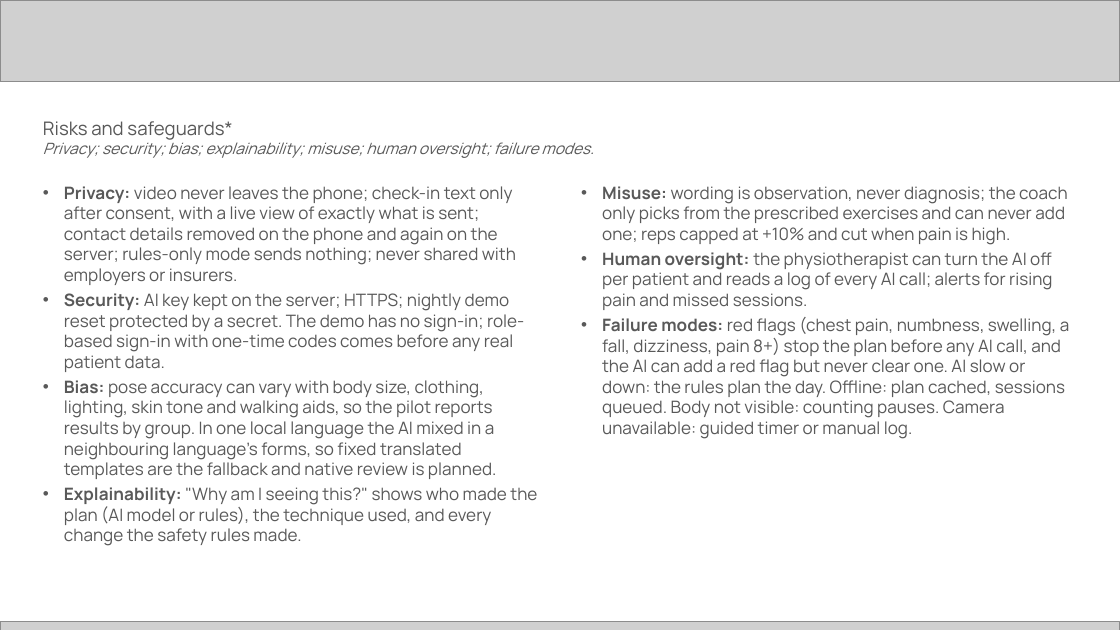
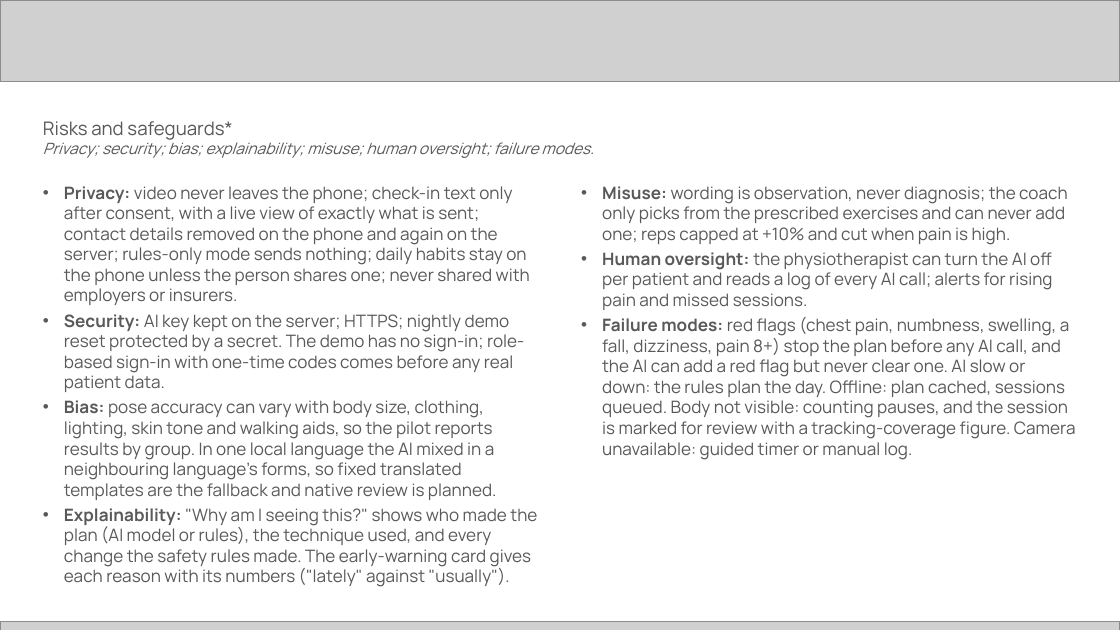
Before and after one commit to harrymakoni-netizen/Recover-Lens-, a slide deck: slide 9 of docs/hack2skill/RecoverLens-Future-Health-submission.pptx. Drawn at 1120x630 pixels with LibreOffice and Linux fonts; fonts in the diff are those of the drawing; grey boxes stand for pictures. Boxes give left, top, right and bottom in pixels: in the first picture for what was removed or moved away, otherwise in the second. Text is boxed around its words. In the diff, an @@ line names an element or a change of style, - is before the commit and + after.

```diff
--- a/docs/hack2skill/RecoverLens-Future-Health-submission.pptx
+++ b/docs/hack2skill/RecoverLens-Future-Health-submission.pptx
@@ text at (x1=64, y1=186, x2=530, y2=305): text changed @@
-• Privacy: video never leaves the phone; check-in text only after consent, with a live view of exactly what is sent; contact details removed on the phone and again on the server; rules-only mode sends nothing; never shared with employers or insurers.
+• Privacy: video never leaves the phone; check-in text only after consent, with a live view of exactly what is sent; contact details removed on the phone and again on the server; rules-only mode sends nothing; daily habits stay on the phone unless the person shares one; never shared with employers or insurers.
@@ text at (x1=602, y1=317, x2=1076, y2=460): text changed @@
-• Failure modes: red flags (chest pain, numbness, swelling, a fall, dizziness, pain 8+) stop the plan before any AI call, and the AI can add a red flag but never clear one. AI slow or down: the rules plan the day. Offline: plan cached, sessions queued. Body not visible: counting pauses. Camera unavailable: guided timer or manual log.
+• Failure modes: red flags (chest pain, numbness, swelling, a fall, dizziness, pain 8+) stop the plan before any AI call, and the AI can add a red flag but never clear one. AI slow or down: the rules plan the day. Offline: plan cached, sessions queued. Body not visible: counting pauses, and the session is marked for review with a tracking-coverage figure. Camera unavailable: guided timer or manual log.
@@ text at (x1=64, y1=508, x2=537, y2=587): text changed @@
-• Explainability: "Why am I seeing this?" shows who made the plan (AI model or rules), the technique used, and every change the safety rules made.
+• Explainability: "Why am I seeing this?" shows who made the plan (AI model or rules), the technique used, and every change the safety rules made. The early-warning card gives each reason with its numbers ("lately" against "usually").
```
Also in this commit, not shown: 10 other slides changed, 1 other file.
